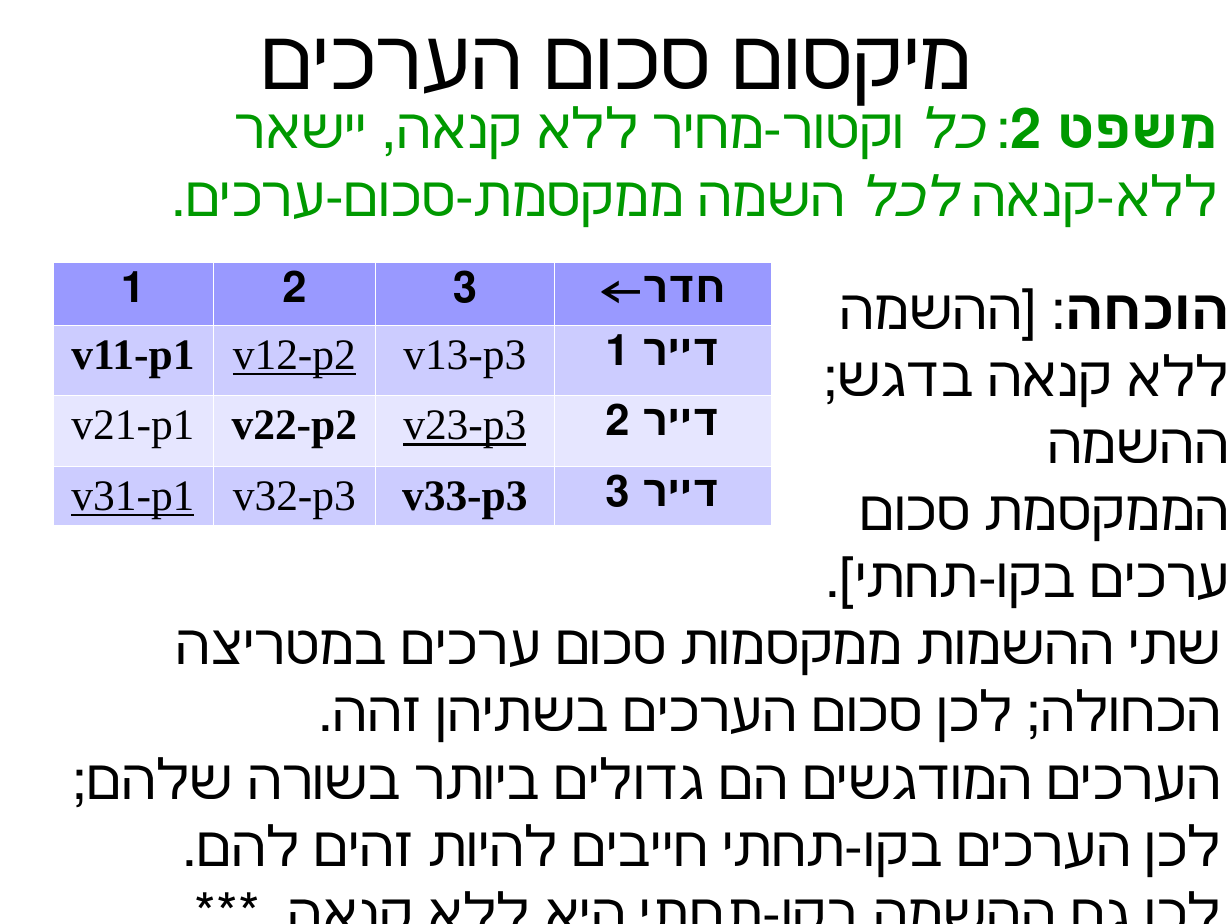
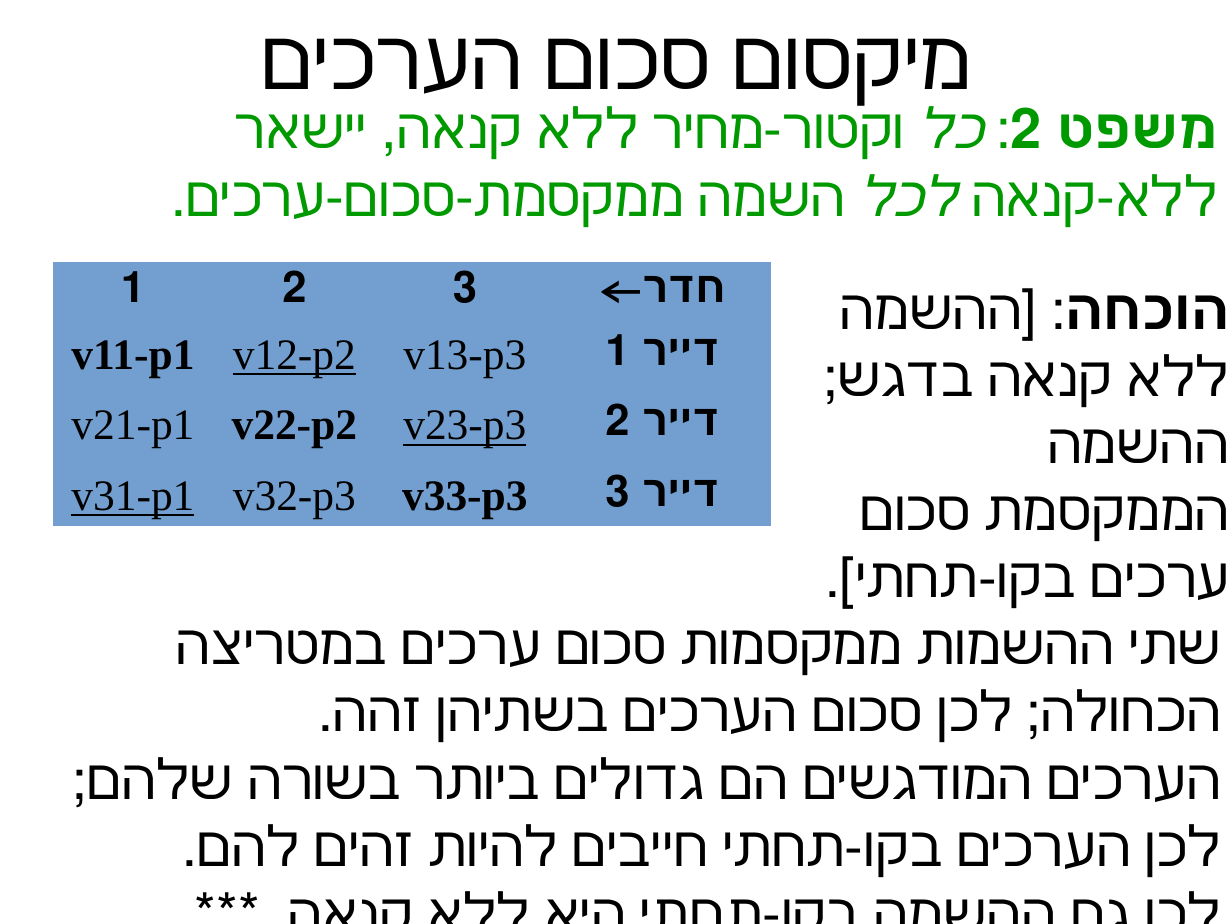
Before and after one commit to erelsgl-at-ariel/algorithms-5781, a slide deck: slide 17 of 03-rental-harmony/slides.odp (slide 16 before the commit). Drawn at 1232x924 pixels with LibreOffice and Linux fonts; fonts in the diff are those of the drawing. Boxes give left, top, right and bottom in pixels: in the first picture for what was removed or moved away, otherwise in the second. Text is boxed around its words. In the diff, an @@ line names an element or a change of style, - is before the commit and + after.

```diff
--- a/03-rental-harmony/slides.odp
+++ b/03-rental-harmony/slides.odp
@@ table at box(53, 263, 771, 527) @@
@@ fill #9999FF to #729FCF in row 1 @@
@@ fill #CCCCFF to #729FCF in 8 cells @@
@@ fill #E6E6FF to #729FCF in row 3 @@
@@ borders changed @@
```
Also in this commit, not shown: 9 other slides changed, 1 slide added, 8 slides removed, 2 other files.
